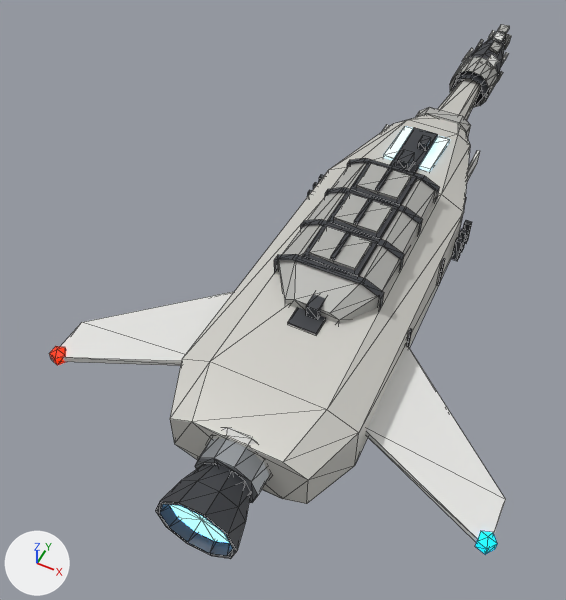
What one commit did to the glTF model godot/assets/ships/prospector.glb.
Before and after are seen from a 50 mm camera at (0.414, -1.487, 1.282) aimed at (-0.172, -0.315, -0.183). Lighting does not change. The marker at lower left points along +X, +Y and +Z. The older version comes first. Mesh edges are drawn as thin lines. Where no turn or scale is listed for an object, it has been applied to the vertices. Vertices at exactly the same position are counted once.

Names of what the first picture shows: 'Hull', 'Rotor_CoreDrill'.
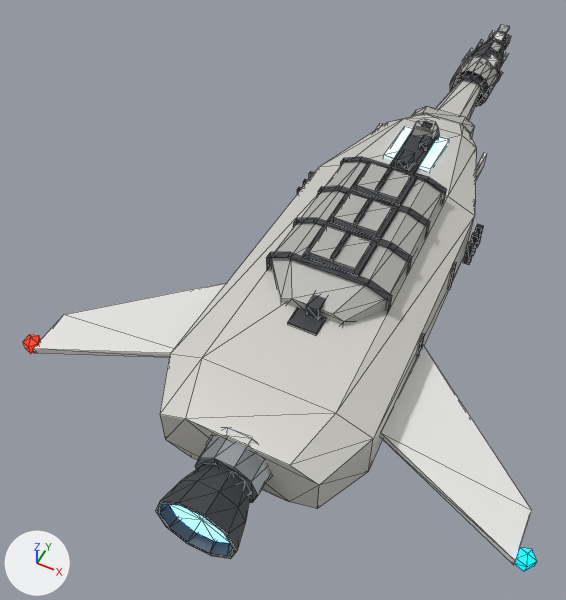
What the commit changed:
me_hull is used by ob_hull; location (0.0, 0.0, 0.0).
me_hull had 626 vertices, 988 faces and spanned x -0.48..0.48, y -1.0..0.68, z -0.15..0.15.
me_hull now has 626 vertices, 988 faces and spans x -0.55..0.55, y -1.0..0.68, z -0.15..0.15.
me_hull part 1: the loose piece of 48 vertices spanning x -0.19..0.19, y -0.85..0.68, z -0.11..0.07 is scaled about its middle by (1.15, 1, 1).
me_hull part 2: the loose piece of 8 vertices spanning x 0.17..0.18, y -0.21..-0.2, z -0.06..0.02 is moved by (0.03, 0.0, 0.0).
me_hull part 3: the loose piece of 8 vertices spanning x 0.18..0.19, y -0.44..-0.43, z -0.06..0.02 is moved by (0.03, 0.0, 0.0).
me_hull part 4: the loose piece of 16 vertices spanning x -0.11..0.11, y -0.09..-0.07, z 0.01..0.13 is scaled about its middle by (1.15, 1, 1).
me_hull part 5: the loose piece of 16 vertices spanning x -0.12..0.11, y -0.21..-0.2, z 0.01..0.13 is scaled about its middle by (1.15, 1, 1).
me_hull part 6: the loose piece of 16 vertices spanning x -0.12..0.12, y -0.34..-0.32, z 0.01..0.13 is scaled about its middle by (1.15, 1, 1).
me_hull part 7: the loose piece of 16 vertices spanning x -0.12..0.12, y -0.46..-0.44, z 0.01..0.13 is scaled about its middle by (1.15, 1, 1).
me_hull part 8: the loose piece of 8 vertices spanning x 0.18..0.2, y -0.12..-0.11, z -0.05..0.01 is moved by (0.03, 0.0, 0.0).
me_hull part 9: the loose piece of 8 vertices spanning x 0.18..0.2, y -0.09..-0.08, z -0.05..0.01 is moved by (0.03, 0.0, 0.0).
me_hull part 10: the loose piece of 8 vertices spanning x 0.18..0.2, y -0.06..-0.04, z -0.05..0.01 is moved by (0.03, 0.0, 0.0).
me_hull part 11: the loose piece of 25 vertices spanning x -0.12..0.11, y -0.52..-0.02, z 0.01..0.13 is scaled about its middle by (1.15, 1, 1).
me_hull part 12: the loose piece of 8 vertices spanning x 0.12..0.13, y 0.04..0.24, z -0.04..0.0 is moved by (0.02, 0.0, 0.0).
me_hull part 13: the loose piece of 8 vertices spanning x 0.17..0.47, y -0.8..-0.42, z -0.04..-0.03 is moved by (0.05, 0.0, 0.0).
me_hull part 14: the loose piece of 8 vertices spanning x -0.47..-0.17, y -0.8..-0.42, z -0.04..-0.03 is moved by (-0.05, 0.0, 0.0).
me_hull part 15: all 8 vertices in x -0.08..-0.05, y 0.31..0.35, z -0.1..0.02 are moved by (-0.01, 0.0, 0.0).
me_hull part 16: all 8 vertices in x 0.05..0.07, y 0.31..0.35, z -0.1..0.02 are moved by (0.01, 0.0, 0.0).
me_hull part 17: 12 of 626 vertices moved; they spanned x -0.48..-0.45, y -0.8..-0.77, z -0.06..-0.02 and now span x -0.55..-0.52, y -0.8..-0.77, z -0.06..-0.02; mean shift (-0.07, 0.0, 0.0); largest move (-0.45, -0.78, -0.05) -> (-0.52, -0.78, -0.05).
me_hull part 18: 12 of 626 vertices moved; they spanned x 0.45..0.48, y -0.8..-0.77, z -0.06..-0.02 and now span x 0.52..0.55, y -0.8..-0.77, z -0.06..-0.02; mean shift (0.07, 0.0, 0.0); largest move (0.45, -0.77, -0.05) -> (0.52, -0.77, -0.05).
Other edits to the shape of me_hull do not show in these pictures.
Mesh me_turret_6 is new.
It has 44 vertices, 72 faces and spans x -0.0357..0.0357, y -0.0357..0.0357, z 0.0..0.0382.
Faces by material slot: [40, 20, 12].
It uses material mat_hulldark (dark grey #4d5055).
It uses material mat_shippanel (grey #b5b5b1).
It uses material mat_accent (white #e7e7e5).
Object 'Turret_6' (ob_turret_6) is new; it shows me_turret_6.
Its location is (-0.002, 0.161, 0.054).

What differs and where, as boxes (x1, y1, x2, y2) in the pictures (566 x 600 px; the box of a moved part takes in the faces that stretch with it):
'Hull', reshaped (12% wider)
    before: (49, 78, 506, 559)
    after: (23, 78, 537, 572)
'Turret_6', added
    after: (412, 119, 440, 141)
    faces in mat_shippanel (grey #b5b5b1): (412, 119, 440, 140)
part 1 of me_hull, moved or reshaped
    before: (170, 78, 481, 504)
    after: (160, 78, 482, 509)
part 2 of me_hull, moved or reshaped
    before: (437, 258, 445, 286)
    after: (448, 262, 457, 290)
part 3 of me_hull, moved or reshaped
    before: (406, 328, 412, 347)
    after: (417, 333, 425, 357)
part 4 of me_hull, moved or reshaped
    before: (347, 158, 440, 202)
    after: (340, 157, 447, 204)
part 5 of me_hull, moved or reshaped
    before: (324, 187, 423, 235)
    after: (318, 186, 430, 238)
part 6 of me_hull, moved or reshaped
    before: (300, 219, 404, 272)
    after: (293, 218, 412, 274)
part 7 of me_hull, moved or reshaped
    before: (274, 254, 384, 310)
    after: (266, 252, 392, 314)
part 8 of me_hull, moved or reshaped
    before: (451, 237, 463, 261)
    after: (463, 241, 475, 265)
part 9 of me_hull, moved or reshaped
    before: (459, 229, 468, 252)
    after: (470, 232, 480, 256)
part 10 of me_hull, moved or reshaped
    before: (463, 220, 472, 243)
    after: (475, 224, 484, 247)
part 11 of me_hull, moved or reshaped
    before: (278, 162, 436, 324)
    after: (271, 161, 442, 326)
part 12 of me_hull, moved or reshaped
    before: (467, 150, 480, 182)
    after: (475, 152, 487, 182)
part 13 of me_hull, moved or reshaped
    before: (366, 346, 506, 542)
    after: (381, 345, 532, 565)
part 14 of me_hull, moved or reshaped
    before: (51, 292, 234, 366)
    after: (33, 282, 227, 358)
part 15 of me_hull, moved or reshaped
    before: (415, 107, 429, 118)
    after: (411, 106, 427, 117)
part 16 of me_hull, moved or reshaped
    before: (425, 107, 471, 138)
    after: (422, 107, 475, 138)
part 17 of me_hull, moved or reshaped
    before: (49, 346, 66, 365)
    after: (23, 335, 40, 353)
part 18 of me_hull, moved or reshaped
    before: (475, 531, 497, 555)
    after: (515, 548, 537, 572)
